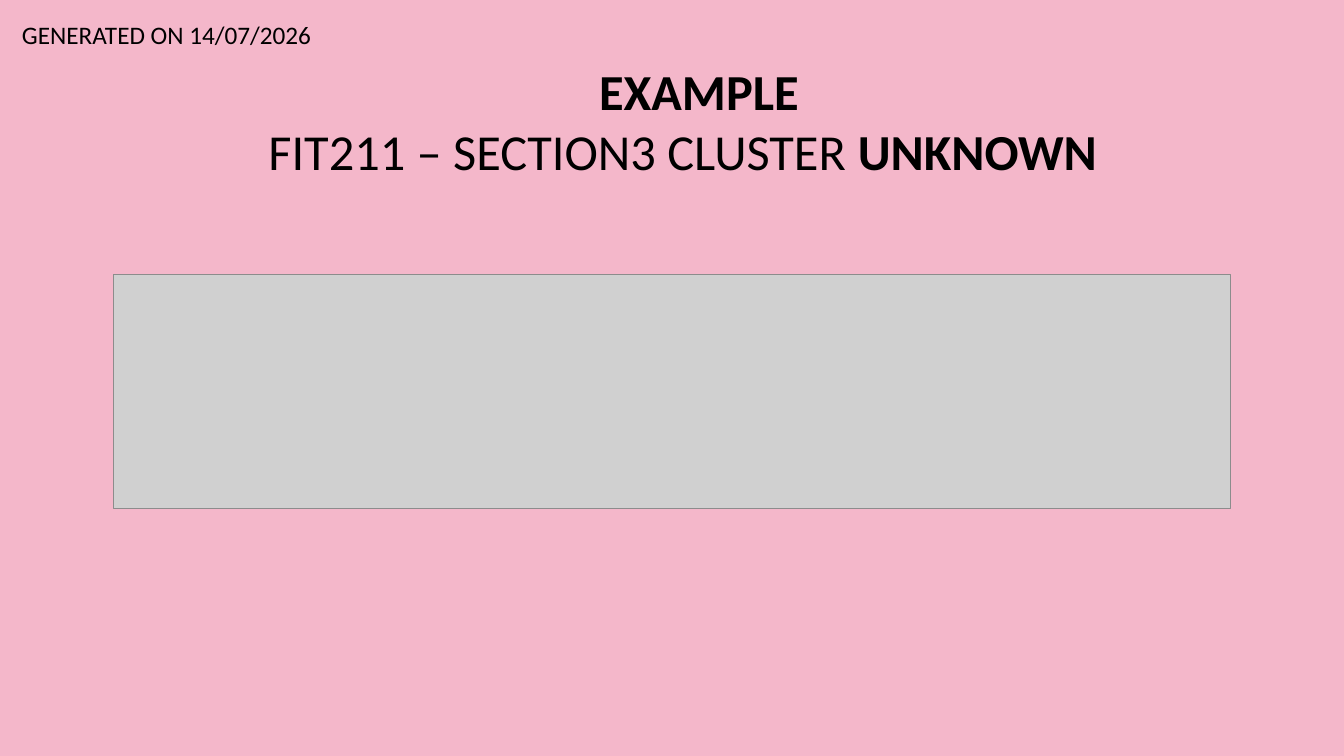
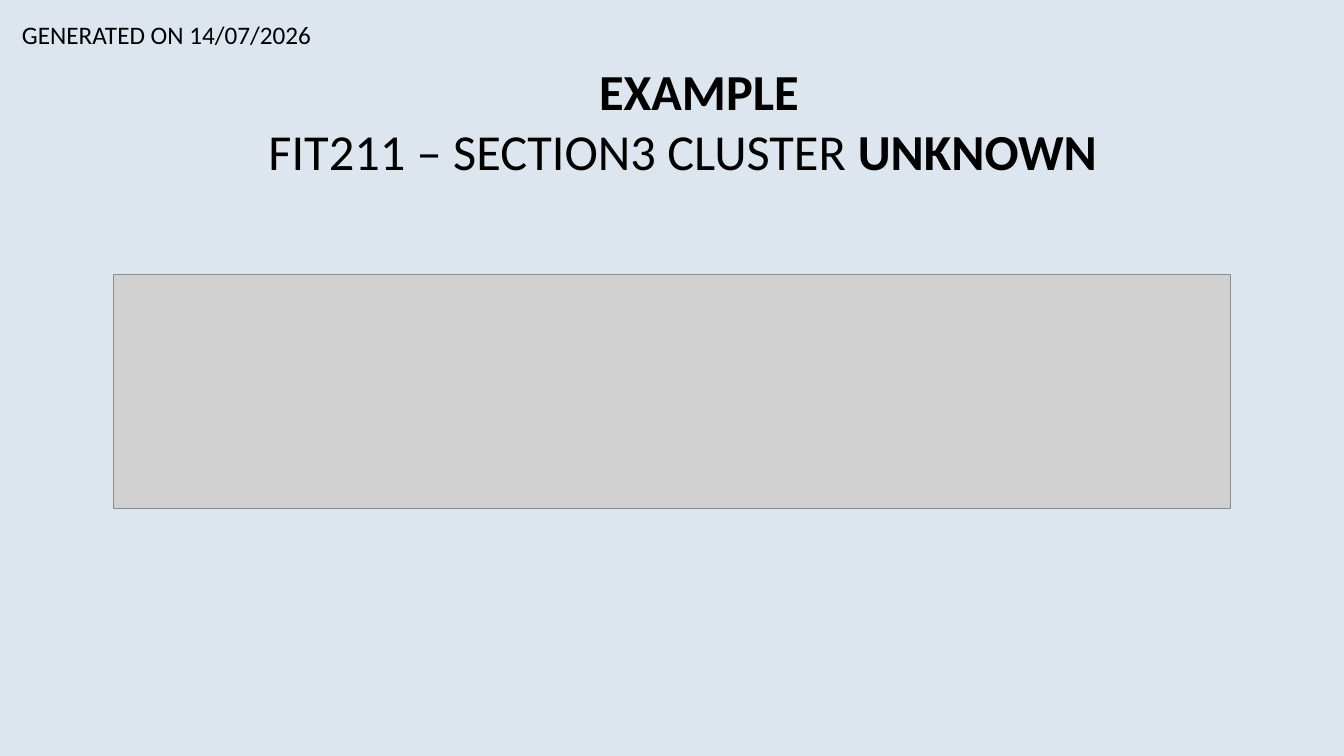
Before and after one commit to Syaziyah30/DeviceCluster, a slide deck: slide 23 of 1.training_model/supplementary/Device Identifier 20260717.pptx (slide 22 before the commit). Drawn at 1344x756 pixels with LibreOffice and Linux fonts; fonts in the diff are those of the drawing; grey boxes stand for pictures. Boxes give left, top, right and bottom in pixels: in the first picture for what was removed or moved away, otherwise in the second. Text is boxed around its words. In the diff, an @@ line names an element or a change of style, - is before the commit and + after.

```diff
--- a/1.training_model/supplementary/Device Identifier 20260717.pptx
+++ b/1.training_model/supplementary/Device Identifier 20260717.pptx
@@ background #F4B7CA to #DDE5EF @@
```
Also in this commit, not shown: 17 other slides changed, 1 slide added, 2 other files.
